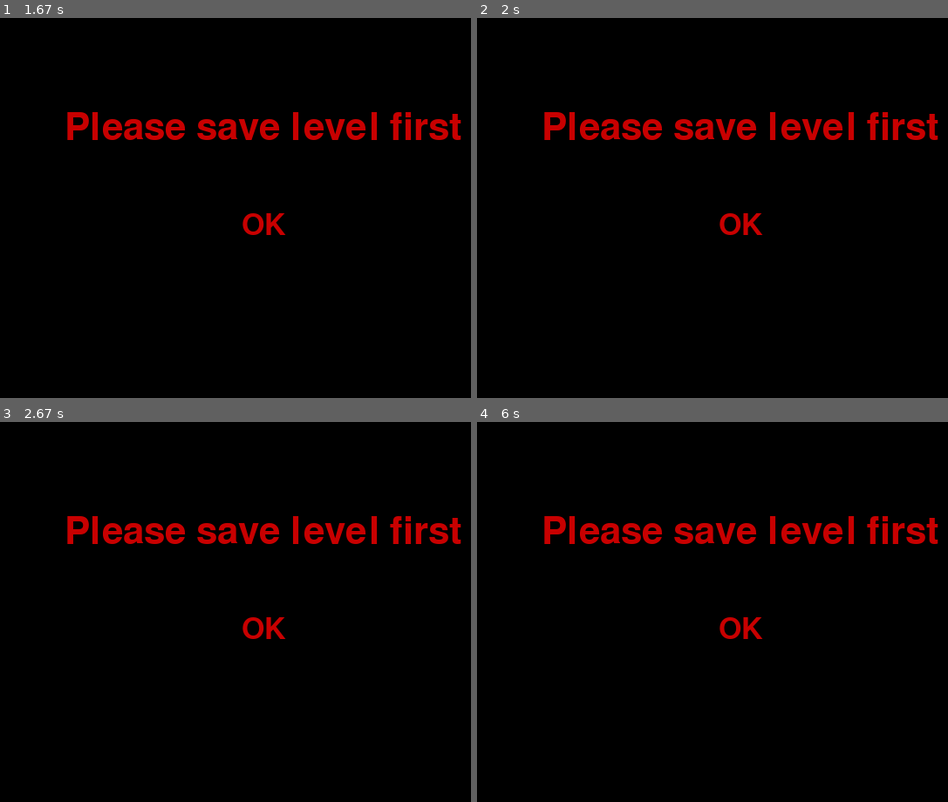
Above: before the commit, frames 1-4 (two rows, left to right).
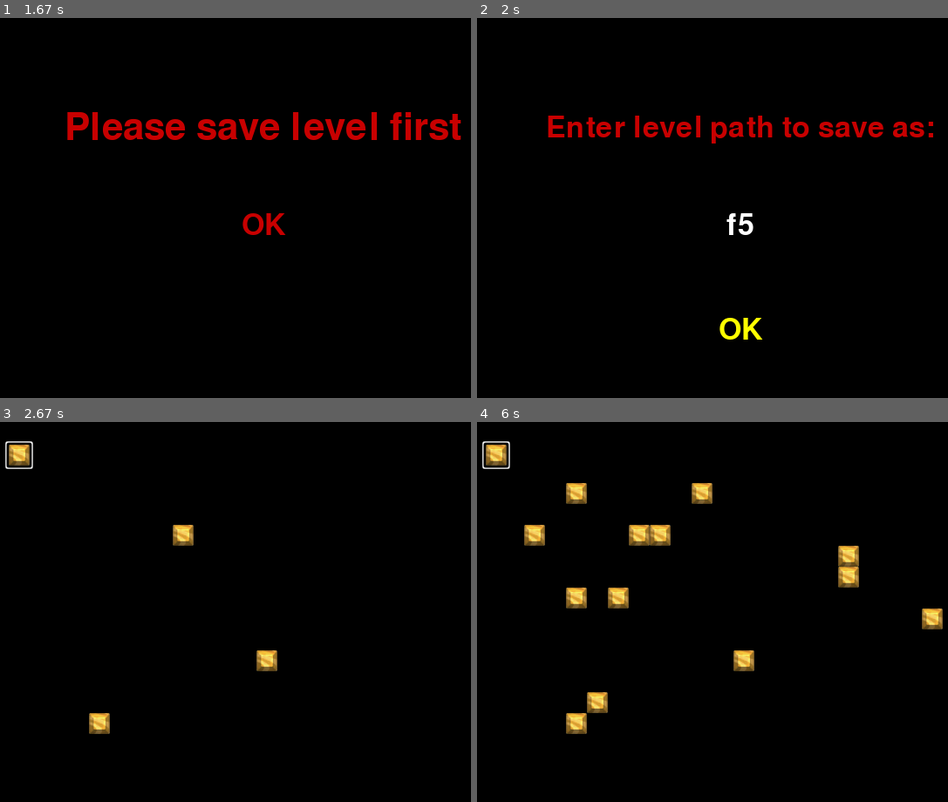
Above: after the commit, the same moments.

Repository: Sunlight4/OminGame
Game: pygame game, started from LevelEditor.py
Two runs of this game, one before a commit and one after it. Both use one fixed random seed, a clock stepped at 60 frames per second and the inputs below. The source is Python 2; it was converted automatically to run under Python 3.
Inputs (mouse positions are in pixels of both pictures, inside the frame that each line leads up to):
- Up to frame 1 (1.67 s): click (263, 295) at 0.38 s; click (263, 253) at 0.72 s; click (89, 322) at 1.05 s; tap F at 1.33 s
- Up to frame 2 (2 s): hold Enter from 1.67 s (still down); tap F at 1.73 s; tap 5 at 1.82 s
- Up to frame 3 (2.67 s): tap F at 2.03 s; release Enter at 2.13 s; tap Enter at 2.17 s; click (183, 543) at 2.55 s
- Up to frame 4 (6 s): click (528, 536) at 2.88 s; click (858, 555) at 3.22 s; click (571, 490) at 3.55 s; click (575, 604) at 3.88 s; click (618, 596) at 4.22 s; click (853, 574) at 4.55 s; click (933, 623) at 4.88 s; click (632, 528) at 5.22 s; click (707, 501) at 5.55 s; click (604, 699) at 5.88 s

Frame 1 is identical in both runs. In frame 2, 3.5% of the frame differs, in the area x 14-98%, y 24-85%; in frame 3, 3.9%; in frame 4, 6.2%, in the area x 1-99%, y 5-83%.

Commit message:
Added support for Return key

Diff:
--- a/utils.py
+++ b/utils.py
@@ -120,6 +120,9 @@
                 raise SystemExit
             if event.type == pygame.MOUSEBUTTONDOWN:
                 if okbutton.hover():
+                    run = False
+            if event.type == pygame.KEYDOWN:
+                if event.key == pygame.K_RETURN:
                     run = False
 
         canvas.fill([0,0,0])
@@ -166,6 +169,8 @@
                             txt+=chr(key).capitalize()
                         else:
                             txt+=chr(key)
+                if event.key == pygame.K_RETURN:
+                    run = False
 
         canvas.fill([0,0,0])
         okbutton.render(canvas)
@@ -208,6 +213,8 @@
                         choiceindex = len(choices)-1
                     else:
                         choiceindex -= 1
+                if event.key == pygame.K_RETURN:
+                    run = False
 
 
 
